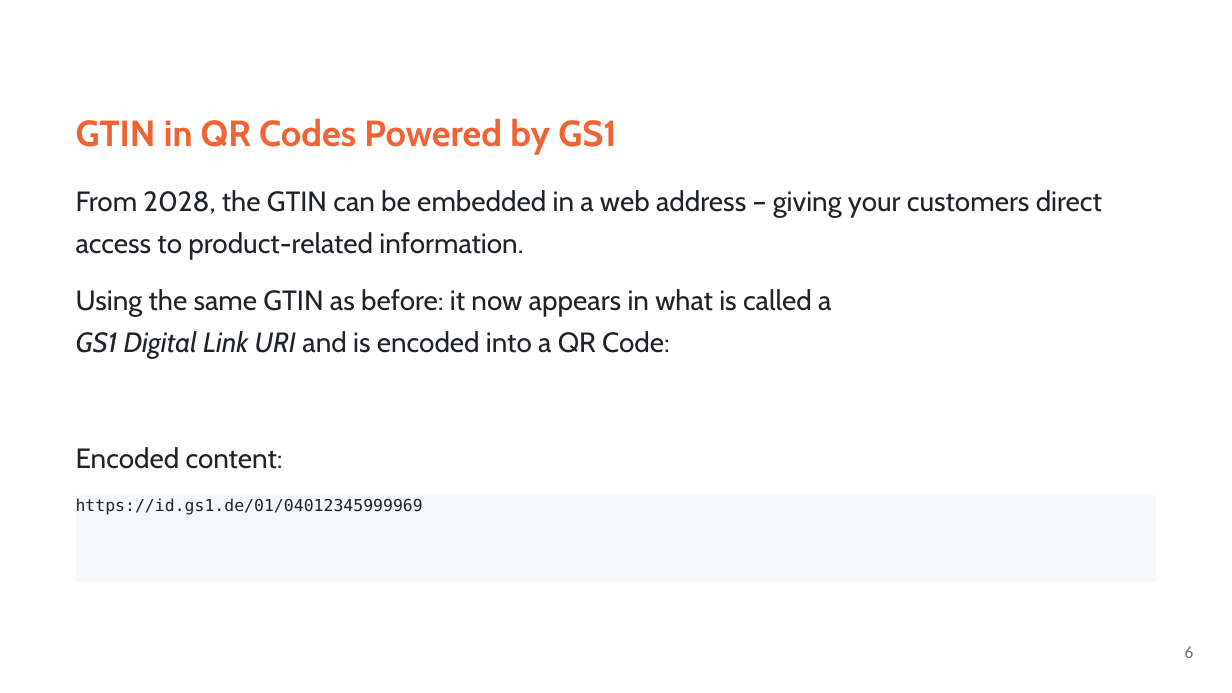
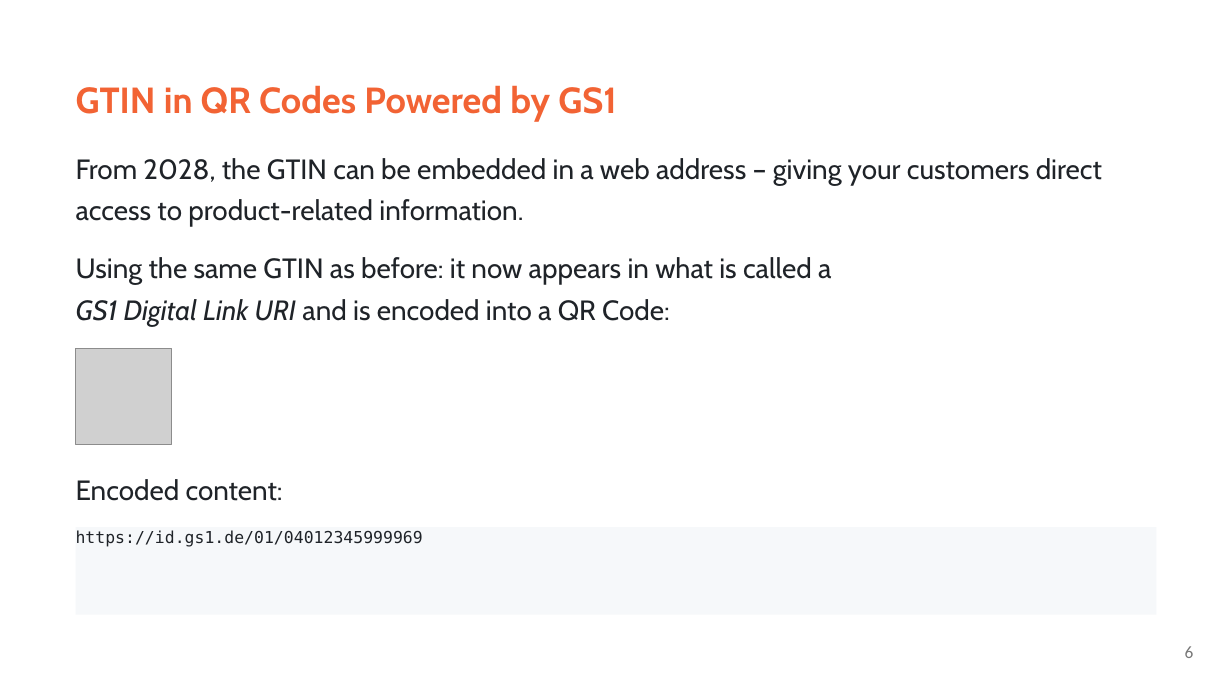
Before and after one commit to RalphTro/STREAMING_LeaningContentExperiments, a slide deck: slide 6 of autoCreatedFiles/01_GTIN_en.pptx. Drawn at 1232x693 pixels with LibreOffice and Linux fonts; fonts in the diff are those of the drawing; grey boxes stand for pictures. Boxes give left, top, right and bottom in pixels: in the first picture for what was removed or moved away, otherwise in the second. Text is boxed around its words. In the diff, an @@ line names an element or a change of style, - is before the commit and + after.

```diff
--- a/autoCreatedFiles/01_GTIN_en.pptx
+++ b/autoCreatedFiles/01_GTIN_en.pptx
@@ text "GTIN in QR Codes Powered ...": place and size @@
-text "GTIN in QR Codes Powered ..." at (76,118,617,154)
+text "GTIN in QR Codes Powered ..." at (76,85,617,122)
@@ text "From 2028, the GTIN can ...": place and size @@
-text "From 2028, the GTIN can ..." at (76,190,1102,259)
+text "From 2028, the GTIN can ..." at (76,158,1102,227)
@@ text "Using the same GTIN as ...": place and size @@
-text "Using the same GTIN as ..." at (76,289,831,358)
+text "Using the same GTIN as ..." at (76,257,831,326)
@@ picture added at (76,348,172,445) @@
@@ text "Encoded content:": place and size @@
-text "Encoded content:" at (76,447,283,469)
+text "Encoded content:" at (76,479,283,501)
@@ rectangle "https://id.gs1.de/01/04012345999969": place and size @@
-rectangle "https://id.gs1.de/01/04012345999969" at (76,495,1157,583)
+rectangle "https://id.gs1.de/01/04012345999969" at (76,528,1157,616)
```
Also in this commit, not shown: 2 other slides changed, 1 other file.
